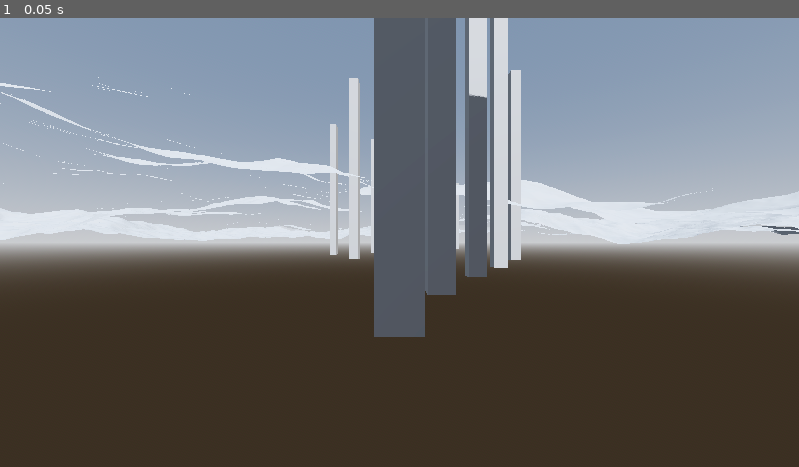
Above: before the commit, frame 1.
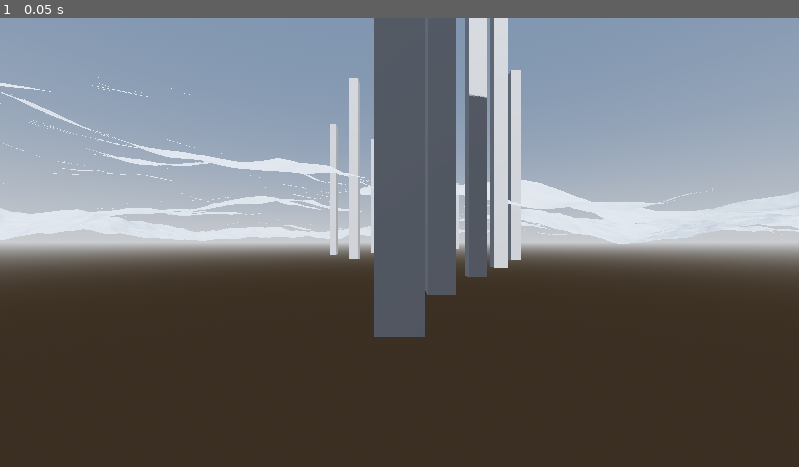
Above: after the commit, the same moment.

Repository: zalan24/Godot-Demos
Game: Godot game, scene res://main_scene.tscn
Two runs of this game, one before a commit and one after it. Both use one fixed random seed, a clock stepped at 60 frames per second and the inputs below.
Inputs:
- Up to frame 1 (0.05 s): no input

The runs differ from the first frame. In frame 1, less than 0.1% of the frame differs, in the area x 34-100%, y 46-49%.

Commit message:
Use proper texture sampling for noise for terrain

Diff:
--- a/test-content/terrain.gdshader
+++ b/test-content/terrain.gdshader
@@ -2,7 +2,7 @@
 render_mode world_vertex_coords;
 
 uniform vec2 world_size = vec2(2000, 2000);
-uniform sampler2D perlin_noise_0;
+uniform sampler2D perlin_noise_0 : repeat_disable, filter_linear;
 uniform float perlin_noise_0_scale = 1;
 
 float get_height_at(vec2 uv)
